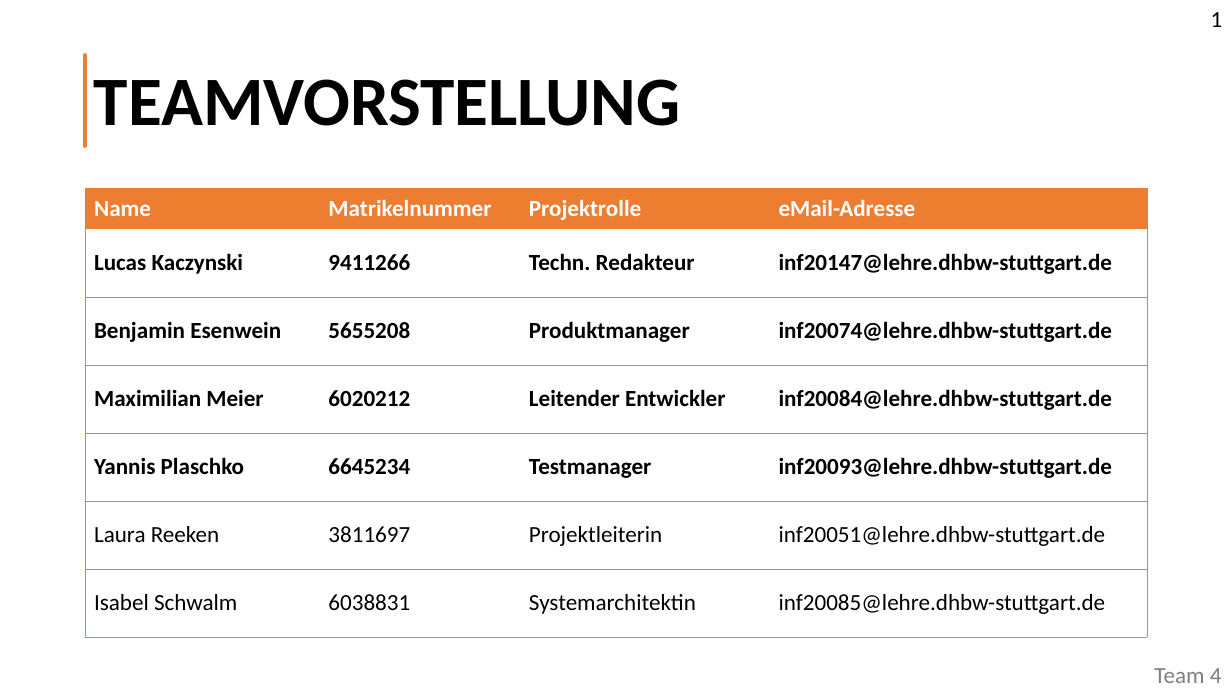
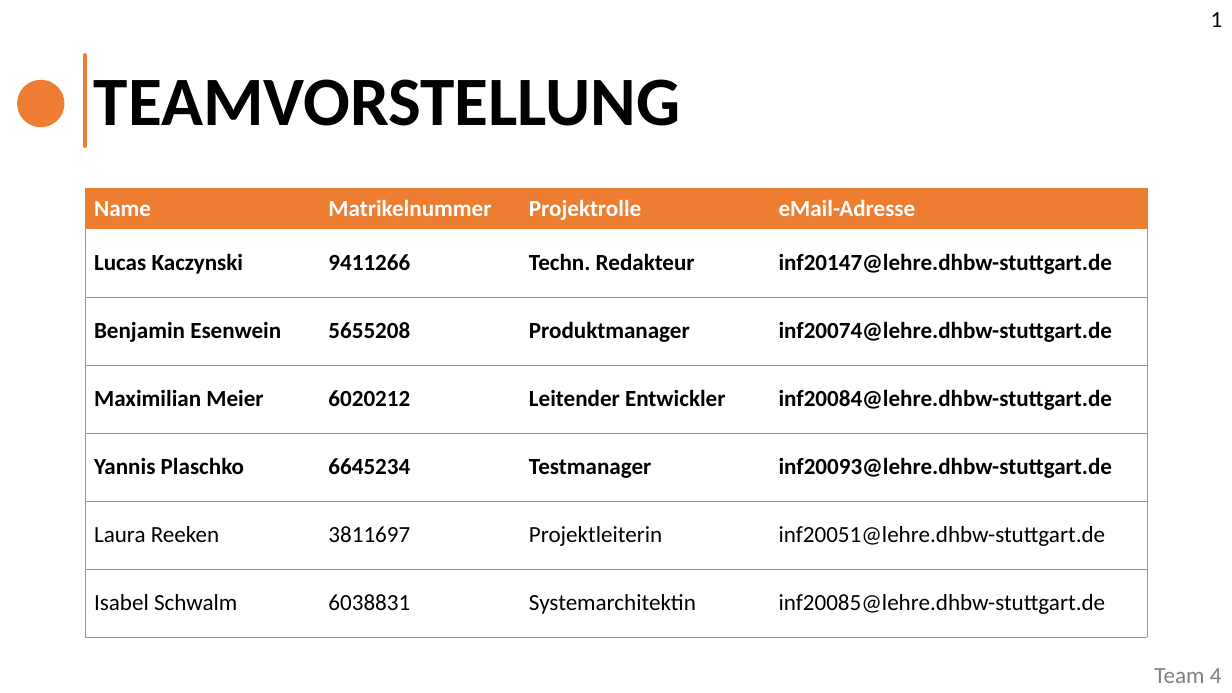
Before and after one commit to TINF20C/Team_4_Websockets-lwIP, a slide deck: slide 2 of PROJECT/Abgabe/TINF20C_Präsentation_Semester4_Team_4.pptx. Drawn at 1232x693 pixels with LibreOffice and Linux fonts; fonts in the diff are those of the drawing. Boxes give left, top, right and bottom in pixels: in the first picture for what was removed or moved away, otherwise in the second. Text is boxed around its words. In the diff, an @@ line names an element or a change of style, - is before the commit and + after.

```diff
--- a/PROJECT/Abgabe/TINF20C_Präsentation_Semester4_Team_4.pptx
+++ b/PROJECT/Abgabe/TINF20C_Präsentation_Semester4_Team_4.pptx
@@ ellipse added at bbox=[18, 79, 65, 127], fill #ED7D31 @@
@@ ellipse added at bbox=[22, 85, 59, 122], fill #ED7D31 @@
```
Also in this commit, not shown: 15 other slides changed, 1 slide added, 2 slides removed, 1 other file.
